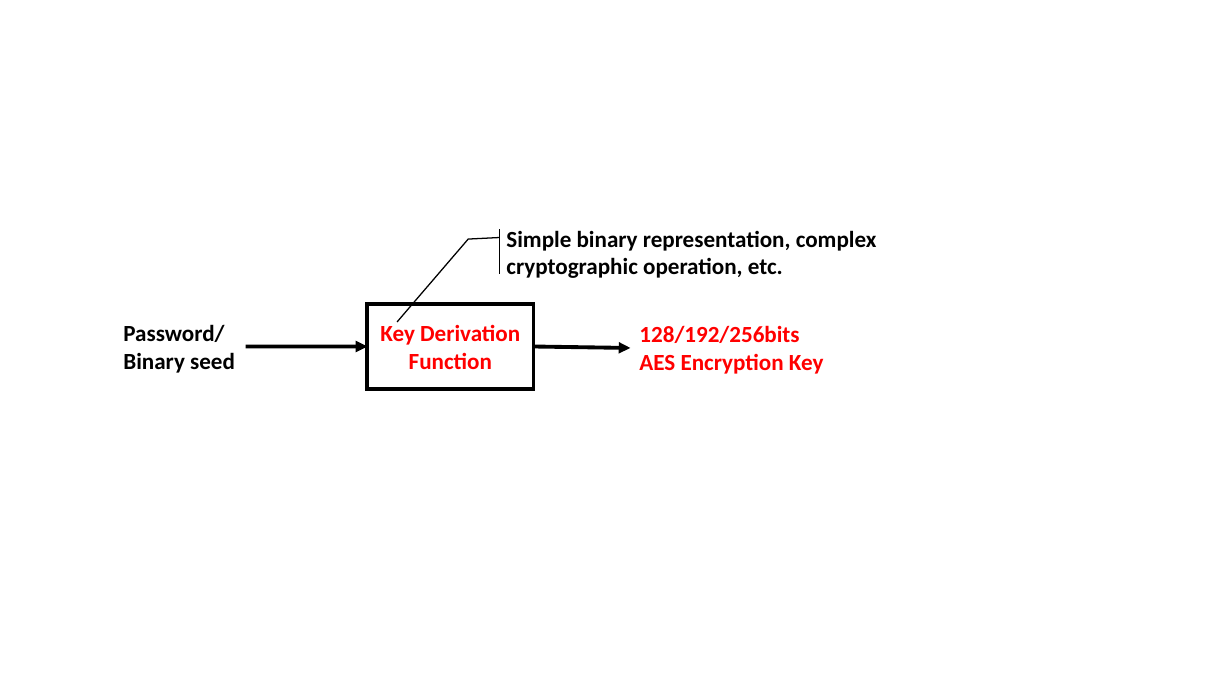
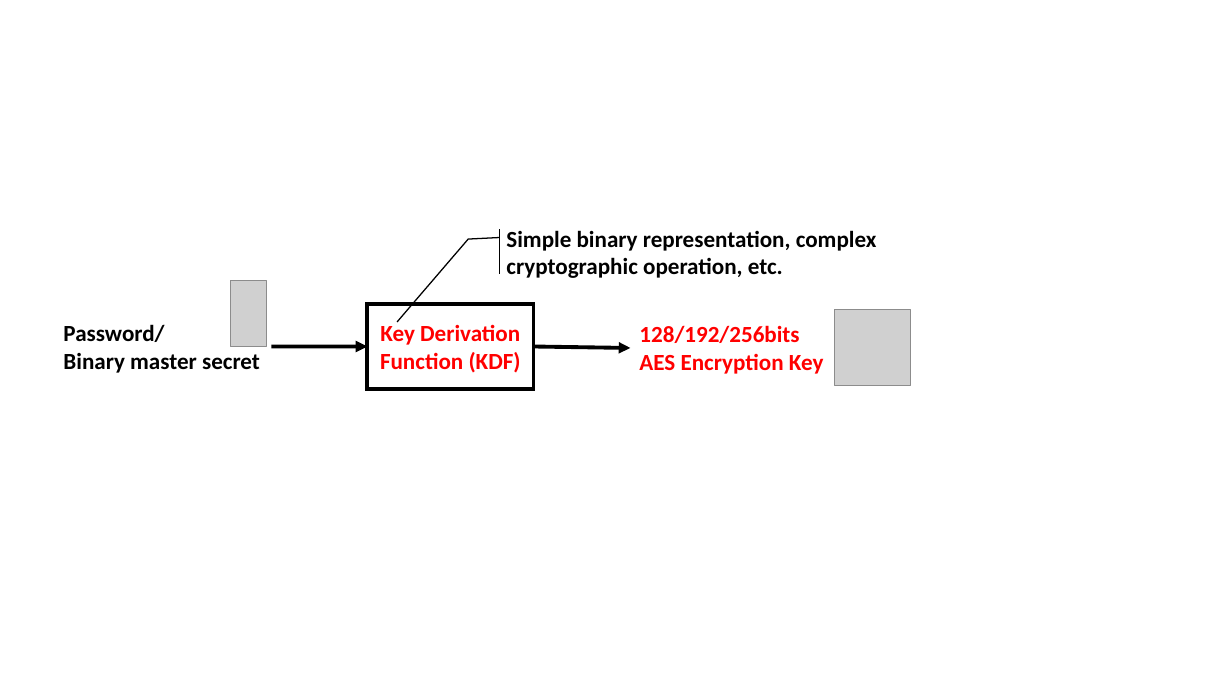
Before and after one commit to junkurihara/class-e2e_security_js, a slide deck: slide 18 of images.pptx. Drawn at 1232x693 pixels with LibreOffice and Linux fonts; fonts in the diff are those of the drawing; grey boxes stand for pictures. Boxes give left, top, right and bottom in pixels: in the first picture for what was removed or moved away, otherwise in the second. Text is boxed around its words. In the diff, an @@ line names an element or a change of style, - is before the commit and + after.

```diff
--- a/images.pptx
+++ b/images.pptx
@@ picture added at [230,281,266,347] @@
@@ text "Password/": place and size @@
-text "Password/" at [123,324,235,373]
+text "Password/" at [63,324,260,373]
@@ text in rectangle at [380,322,521,373]: text changed @@
-Key Derivation Function
+Key Derivation Function (KDF)
@@ picture added at [835,310,910,385] @@
@@ text at [63,353,260,373]: text changed @@
-Binary seed
+Binary master secret
@@ arrow moved from (246, 347) - (368, 347) to (272, 347) - (368, 347) @@
```
Also in this commit, not shown: 1 other slide changed, 1 slide added, 1 slide removed, 5 other files.
